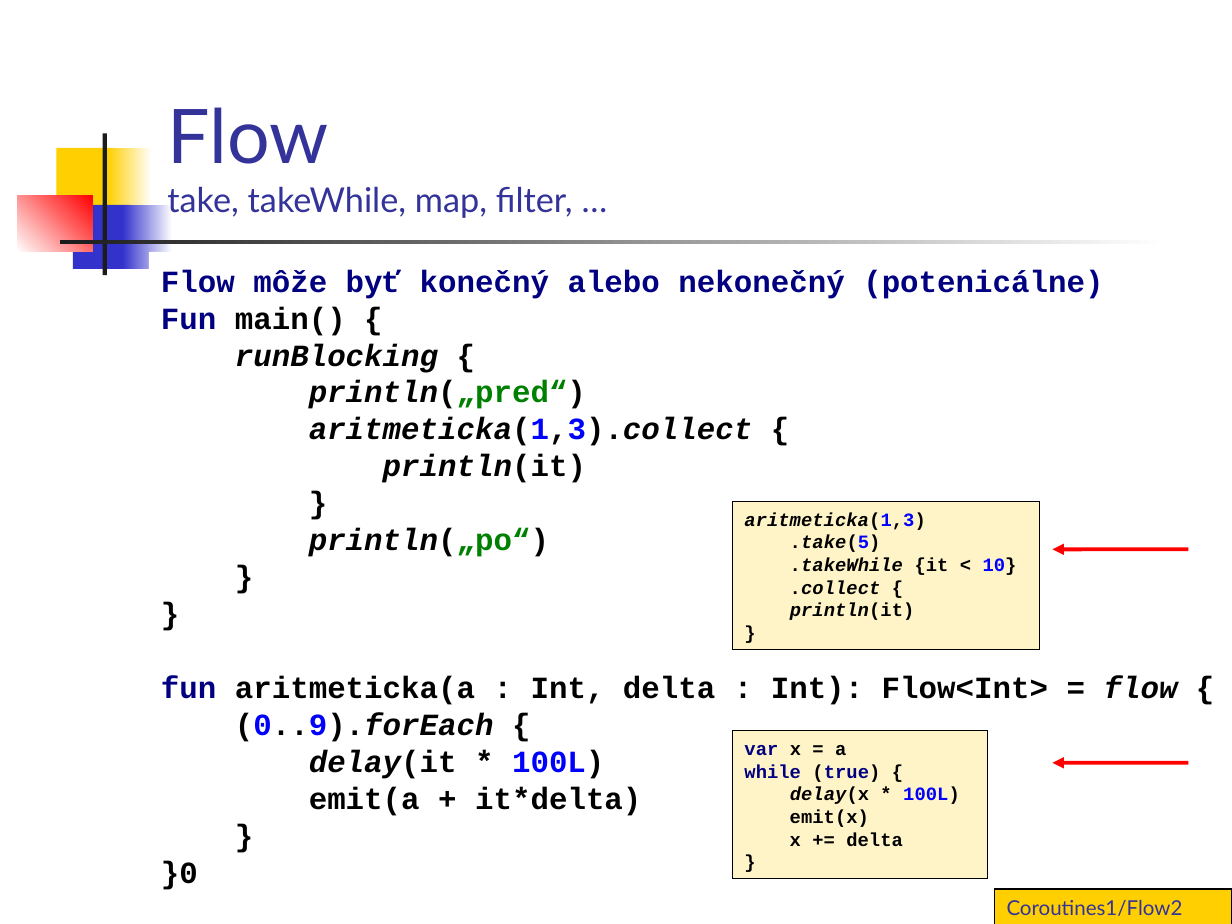
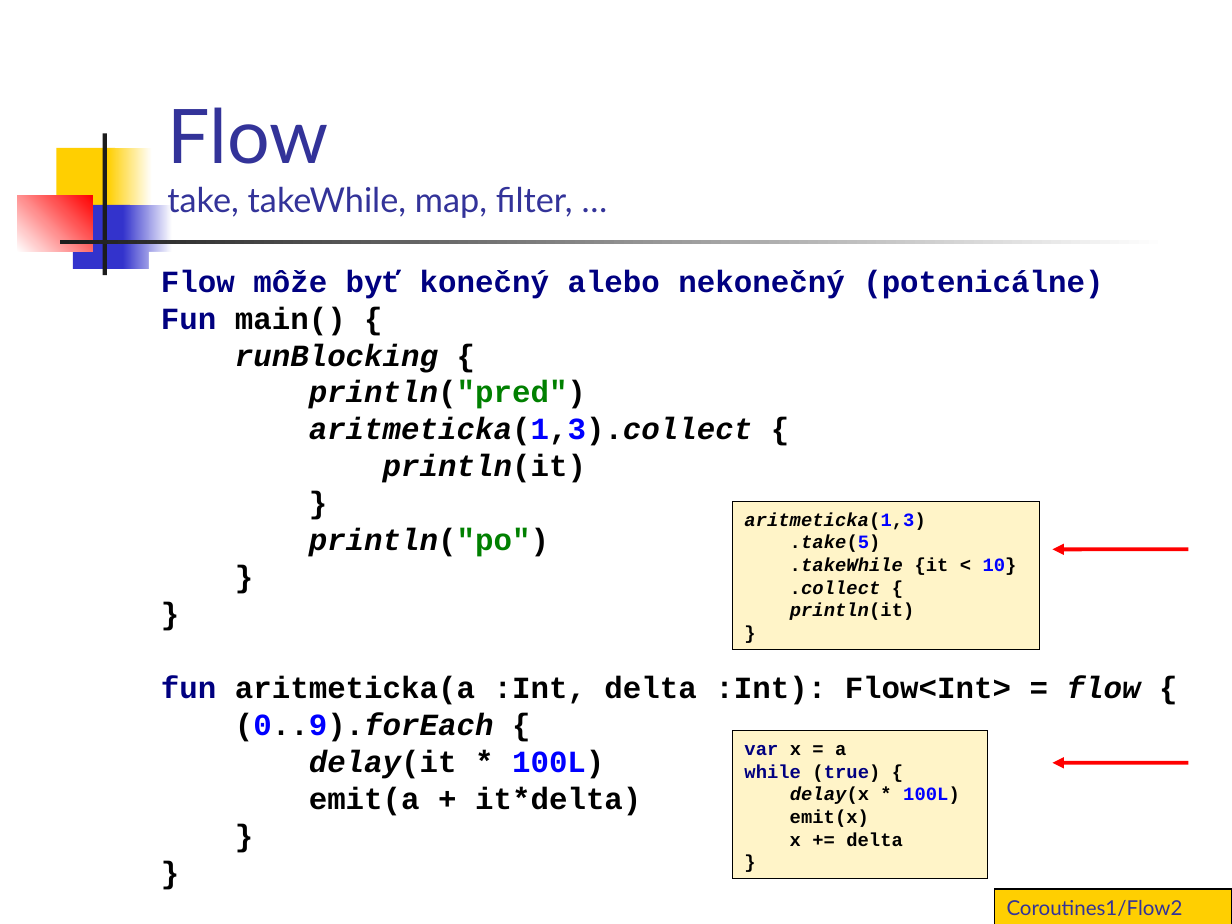
Before and after one commit to vmandro/Prednasky, a slide deck: slide 6 of 10/10B_Android.ppt. Drawn at 1232x924 pixels with LibreOffice and Linux fonts; fonts in the diff are those of the drawing. Boxes give left, top, right and bottom in pixels: in the first picture for what was removed or moved away, otherwise in the second. Text is boxed around its words. In the diff, an @@ line names an element or a change of style, - is before the commit and + after.

```diff
--- a/10/10B_Android.ppt
+++ b/10/10B_Android.ppt
@@ text at bbox=[161, 306, 1141, 816]: text changed @@
-Fun main() {
-runBlocking {
-println(„pred“)
-aritmeticka(1,3).collect {
-println(it)
-}
-println(„po“)
-}
-}
-fun aritmeticka(a : Int, delta : Int): Flow<Int> = flow {
-(0..9).forEach {
-delay(it * 100L)
-emit(a + it*delta)
-}
-}0
+Fun main() {
+runBlocking {
+println("pred")
+aritmeticka(1,3).collect {
+println(it)
+}
+println("po")
+}
+}
+fun aritmeticka(a :Int, delta :Int): Flow<Int> = flow {
+(0..9).forEach {
+delay(it * 100L)
+emit(a + it*delta)
+}
+}
```
Also in this commit, not shown: 7 other slides changed, 7 slides added, 3 slides removed, 2 other files.
